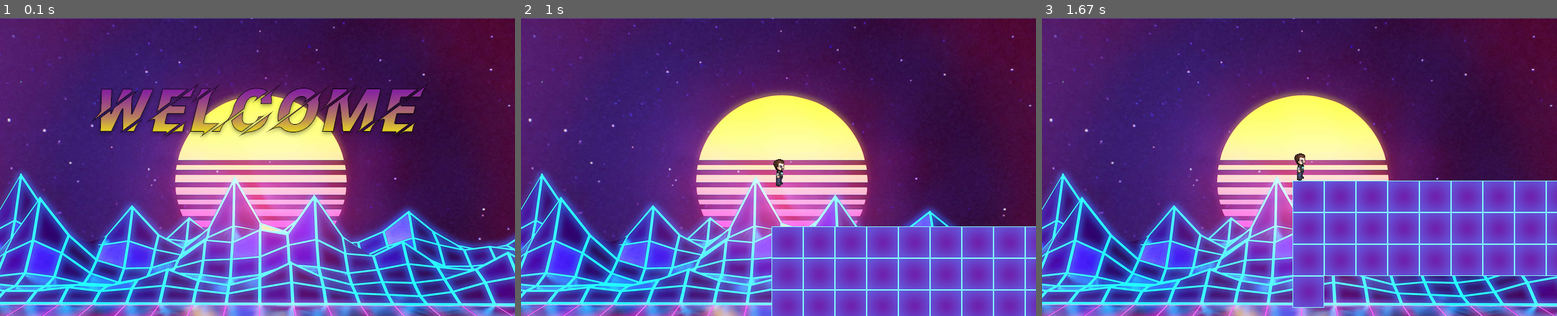
Above: before the commit, frames 1-3 (left to right).
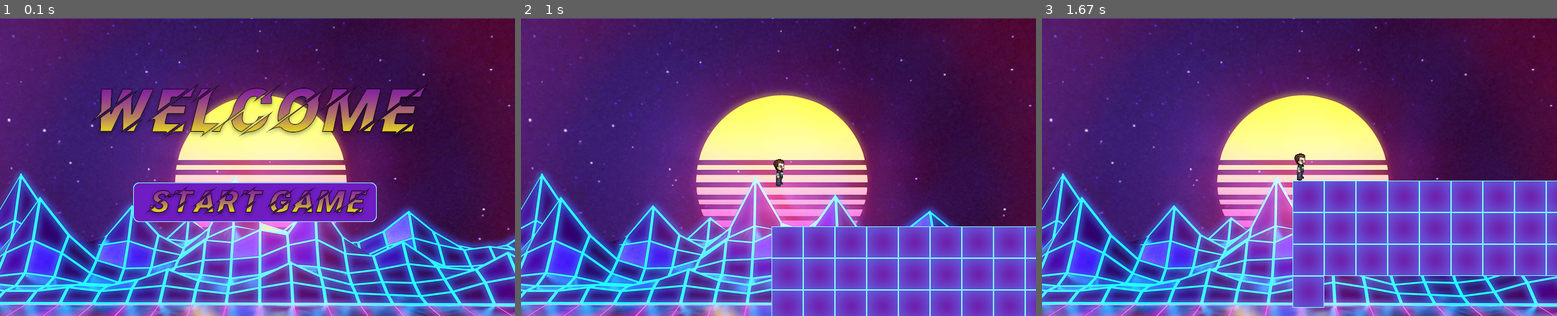
Above: after the commit, the same moments.

Repository: ftelnov/PyGameProject
Game: pygame game, started from main.py
Two runs of this game, one before a commit and one after it. Both use one fixed random seed, a clock stepped at 60 frames per second and the inputs below.
Inputs (mouse positions are in pixels of both pictures, inside the frame that each line leads up to):
- Up to frame 1 (0.1 s): no input
- Up to frame 2 (1 s): click (757, 178) at 0.38 s; tap Space at 0.67 s
- Up to frame 3 (1.67 s): no input

The runs differ from the first frame. In frame 1, 6.2% of the frame differs, in the area x 25-74%, y 55-69%; in frame 2, nothing differs; in frame 3, nothing differs.

Commit message:
Работа над внешним видом приложения

Diff:
--- a/Classes.py
+++ b/Classes.py
@@ -2,9 +2,9 @@
 from Constants import *
 
 
-#  функция проверяет, принадлежит ли блок тому, на котором можно стоять, или "warning block group"
+# функция проверяет, принадлежит ли блок тому, на котором можно стоять, или "warning block group"
 def check_warning_group(tile):
-    #  записываю каждый кондитионал в отдельной строке, дабы не загромождать код
+    # записываю каждый кондитионал в отдельной строке, дабы не загромождать код
     first = tile.type == 'upper-block'
     second = tile.type == 'jump-block'
     speed = tile.type == 'speed-up-block' or tile.type == 'speed-down-block'
@@ -19,10 +19,12 @@
         self.dx = 0
         self.dy = 0
 
+    # привязка камеры к какому-либо объекту
     def apply(self, obj):
         obj.rect.x += self.dx
         obj.rect.y += self.dy
 
+    # изменяем положение объекта относительно камеры
     def update(self, target):
         self.dx = -(target.rect.x + target.rect.w // 2 - WIDTH // 2)
         self.dy = -(target.rect.y + target.rect.h // 2 - HEIGHT // 2)
@@ -43,7 +45,7 @@
         self.rect.y = self.safeForm[1]
 
 
-#  Класс убивающего блока
+# Класс убивающего блока
 class DangerousTile(Tile):
     def __init__(self, tiles_group, all_sprites, tile_type, pos_x, pos_y):
         super().__init__(tiles_group, all_sprites, tile_type, pos_x, pos_y)
@@ -51,7 +53,7 @@
         self.safeForm = self.rect.x, self.rect.y
 
 
-#  Класс блоков, через которые проваливаешься
+# Класс блоков, через которые проваливаешься
 class ShadowTile(Tile):
     def __init__(self, tiles_group, all_sprites, tile_type, pos_x, pos_y):
         super().__init__(tiles_group, all_sprites, tile_type, pos_x, pos_y)
@@ -134,6 +136,7 @@
             self.onEarth = True
         if pygame.sprite.spritecollide(self, self.dangerous_group, False):
             self.alive = False
+            Player.play_die_song()
 
         # Проверяем, на земле ли персонаж
         if self.onEarth:
@@ -222,6 +225,7 @@
                 self.image = player_images['stay-left']
         if self.maximumHeight < 0:
             self.alive = 0
+            Player.play_die_song()
         events.clear()
 
     #  узнаем конечную ширину и высоту поля
@@ -256,3 +260,8 @@
     def set_speed_down_group(self, tiles_group):
         self.speed_down_group = pygame.sprite.Group(
             *filter(lambda x: x.type == 'speed-down-block', tiles_group))
+
+    @staticmethod
+    def play_die_song():
+        pygame.mixer.music.load("data/music/damage.wav")
+        pygame.mixer.music.play()
--- a/Constants.py
+++ b/Constants.py
@@ -9,6 +9,7 @@
 FON = load_image('fons/fon.png')
 DIE = load_image('fons/die.png')
 FON_WITHOUT_BUTTONS = load_image('fons/fon-without-buttons.png')
+ICON = load_image('icons/icon.png')
 
 tile_width = tile_height = 50
 
@@ -33,7 +34,8 @@
 }
 
 button_images = {
-    'new-game': load_image('buttons/new_game_button.png')
+    'new-game': load_image('buttons/new_game_button.png'),
+    'start-game': load_image('buttons/start_game_button.png'),
 }
 SIZE = WIDTH, HEIGHT = 812, 469
 
--- a/MainFunctions.py
+++ b/MainFunctions.py
@@ -33,8 +33,6 @@
                 Tile(tiles_group, all_sprites, 'speed-up-block', x, y)
             elif level[y][x] == '-':
                 Tile(tiles_group, all_sprites, 'speed-down-block', x, y)
-            elif level[y][x] == ' ':
-                Tile(tiles_group, all_sprites, 'empty-block', x, y)
             if tile_height * y - ADDHEIGHT > maximum_height:
                 maximum_height = tile_height * y - ADDHEIGHT
     # вернем игрока, а также размер поля в клетках
--- a/data/levels/level.txt
+++ b/data/levels/level.txt
@@ -1,7 +1,7 @@
-                                       #J+++++++++S
-                                       #
-@                                      #
-###################J##J##J##J##J##J    #
+                                     #J+++++++++S
+                                    #
+@                     !!             #
+###################J#J##J##J##J##J    #
 #############
 #############               ###  ####
 #
--- a/main.py
+++ b/main.py
@@ -12,6 +12,8 @@
 player_group = pygame.sprite.Group()  # группа игрока
 
 screen = pygame.display.set_mode(SIZE)  # главный surface
+pygame.display.set_icon(ICON)
+pygame.display.set_caption('CodeRunner')
 pygame.display.flip()  # отображаем начальный экран
 clock = pygame.time.Clock()  # контроль времени в pygame
 level = generate_level(load_level('level.txt'), player_group, tiles_group, all_sprites)  # генерируем уровень
@@ -29,15 +31,18 @@
 #  начальная заставка
 def start_screen():
     fon = pygame.transform.scale(FON, (WIDTH, HEIGHT))  # фон заставки
+    buttons_group = pygame.sprite.Group()
+    start_game_button = Button(buttons_group, 200, 250, button_images['start-game'])
     screen.blit(fon, (0, 0))  # грузим фон
     start_running = True  # флаг заставки
     while start_running:  # основной цикл заставки
         for event in pygame.event.get():  # чекаем события
             if event.type == pygame.QUIT:
                 terminate()
-            elif event.type == pygame.KEYDOWN or \
-                    event.type == pygame.MOUSEBUTTONDOWN:
-                start_running = False
+            elif event.type == pygame.MOUSEBUTTONDOWN:
+                if start_game_button.rect.collidepoint(event.pos):
+                    start_running = False
+        buttons_group.draw(screen)
         pygame.display.flip()
         clock.tick(FPS)
     main_game()
Binary file added: data/png/blocks/cpp_logo.png
Binary file added: data/png/blocks/java-logo.png
Binary file added: data/png/blocks/php-logo.png
Binary file added: data/png/buttons/start_game_button.png
Binary file added: data/png/icon.png
Not shown, added: data/music/damage.wav
Not shown, added: data/psd/block-speed-down.psd
Not shown, added: data/psd/fon-without-buttons.psd
Not shown, added: data/psd/icon.psd
Not shown, added: data/psd/start_game_button.psd
